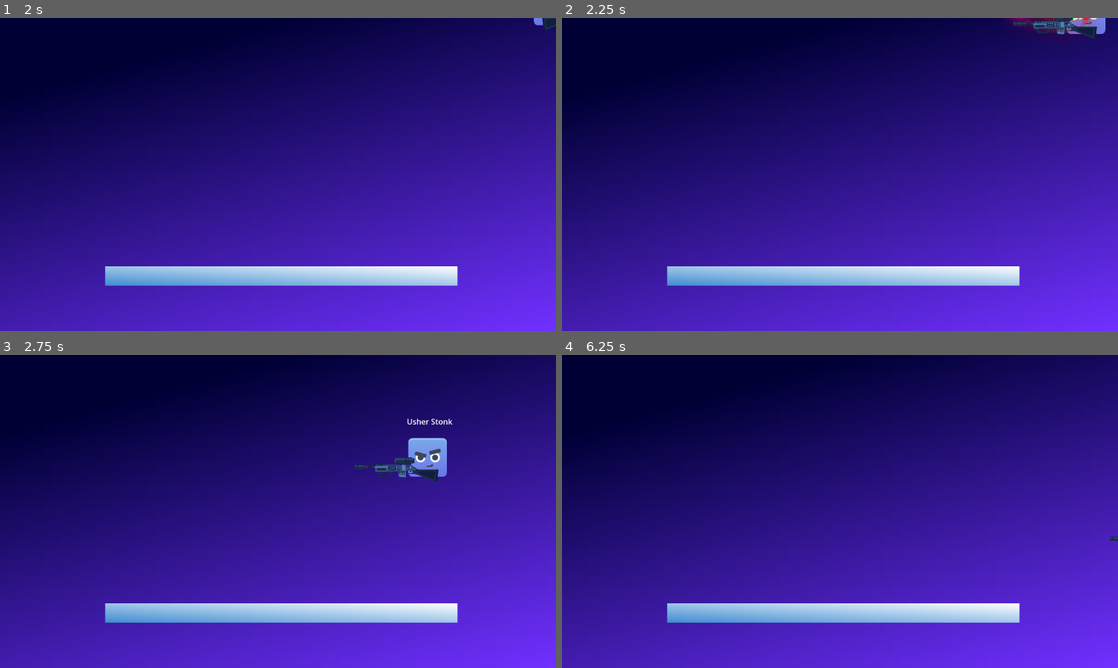
Above: before the commit, frames 1-4 (two rows, left to right).
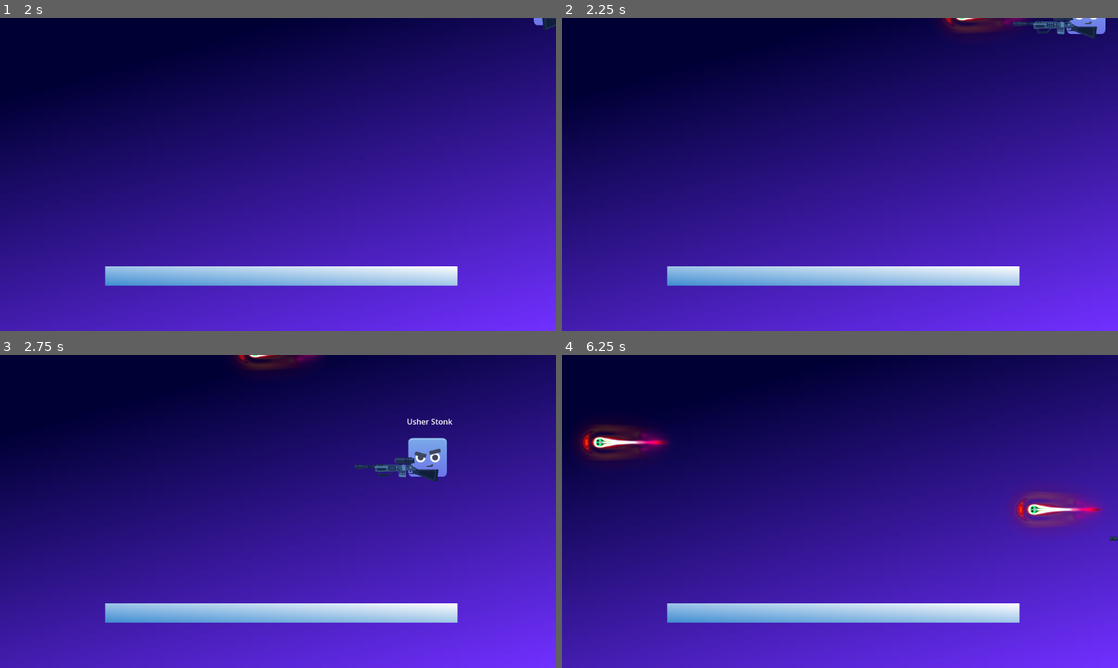
Above: after the commit, the same moments.

Repository: stjulians-godot/only-sussy-men-can-play-this-game
Game: Godot game, scene res://levels/world.tscn
Two runs of this game, one before a commit and one after it. Both use one fixed random seed, a clock stepped at 60 frames per second and the inputs below.
Inputs (mouse positions are in pixels of both pictures, inside the frame that each line leads up to):
- Up to frame 1 (2 s): tap Enter (ui_accept) at 0.5, 0.77, 1.52 s; move the mouse to (400, 158) at 0.52 s; hold Right (ui_right) from 0.53 s (still down); click (400, 158) at 0.6 s; move the mouse to (166, 190) at 1.27 s; click (166, 190) at 1.35 s
- Up to frame 2 (2.25 s): move the mouse to (895, 105) at 2.02 s; release Right (ui_right) at 2.03 s; hold Left (ui_left) from 2.03 s (still down); click (895, 105) at 2.1 s
- Up to frame 3 (2.75 s): keep holding Left (ui_left)
- Up to frame 4 (6.25 s): move the mouse to (812, 574) at 2.77 s; release Left (ui_left) at 2.78 s; hold Right (ui_right) 2.78-4.28 s; click (812, 574) at 2.85 s; tap Enter (ui_accept) at 3.02, 3.77, 4.25, 4.52, 6.02 s; move the mouse to (1006, 558) at 3.52 s; click (1006, 558) at 3.6 s; move the mouse to (673, 464) at 4.27 s; hold Left (ui_left) 4.28-5.03 s; click (673, 464) at 4.35 s; move the mouse to (867, 511) at 5.02 s; hold Right (ui_right) 5.03-5.78 s; click (867, 511) at 5.1 s; move the mouse to (756, 433) at 5.77 s; hold Left (ui_left) from 5.78 s (still down); click (756, 433) at 5.85 s

Frame 1 is identical in both runs. In frame 2, 0.8% of the frame differs, in the area x 68-97%, y 0-6%; in frame 3, 0.6%; in frame 4, 2.8%, in the area x 2-98%, y 22-56%.

Commit message:
fix shoot

Diff:
--- a/scritps/bullet.gd
+++ b/scritps/bullet.gd
@@ -1,11 +1,13 @@
 extends Area2D
-
-@onready var player: CharacterBody2D = $player
 
 var speed: float = 600.0
 var direction: Vector2 = Vector2.RIGHT
 var direction_left: Vector2 = Vector2.LEFT
 
+
+func _ready():
+	if direction == Vector2.LEFT:
+		$anim.flip_h = true
 
 func _physics_process(delta):
 	# Move the bullet
--- a/scritps/player.gd
+++ b/scritps/player.gd
@@ -49,12 +49,10 @@
 	bullet.position = spawn_point.global_position
 
 	# Set direction based on facing
-	"""
-	if facing_right:
+	if sniper.flip_h:
+		bullet.direction = Vector2.LEFT
+	else:
 		bullet.direction = Vector2.RIGHT
-	else:
-		bullet.direction = Vector2.LEFT
-	"""
 
 
 	# Add bullet to the scene
